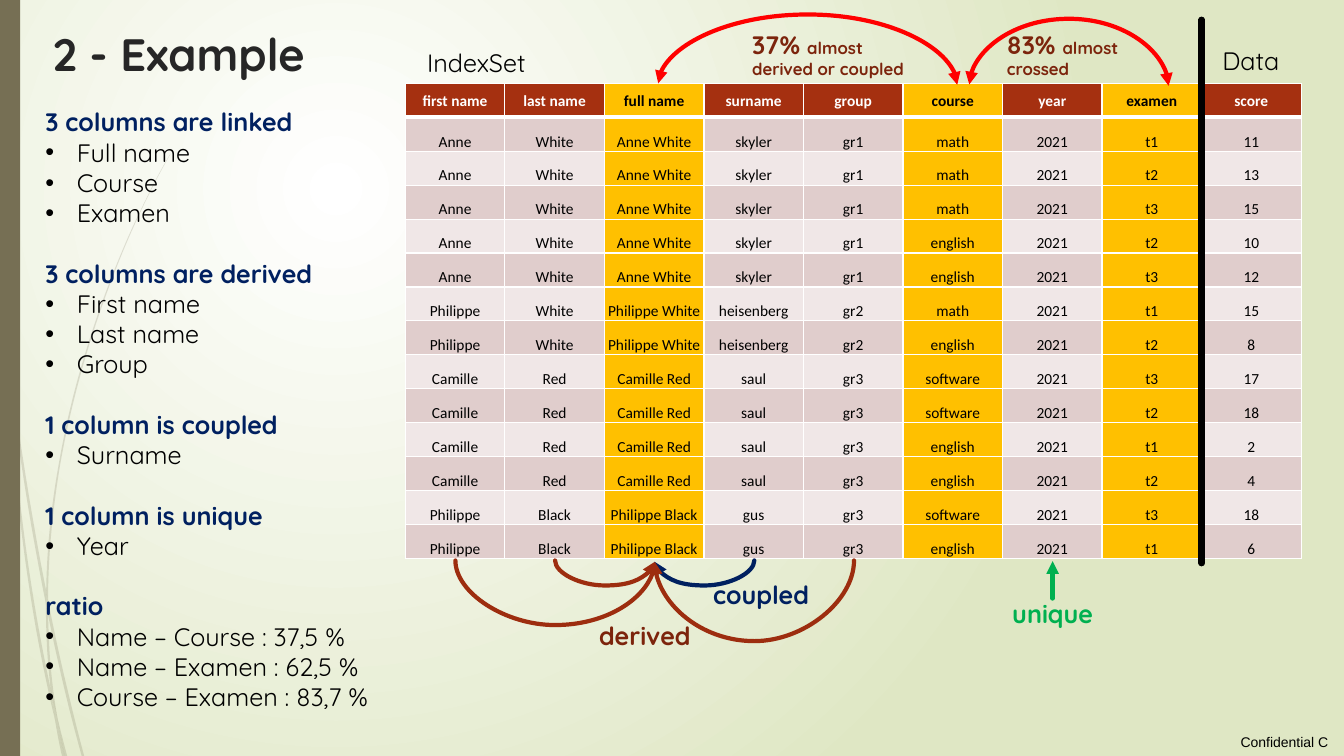
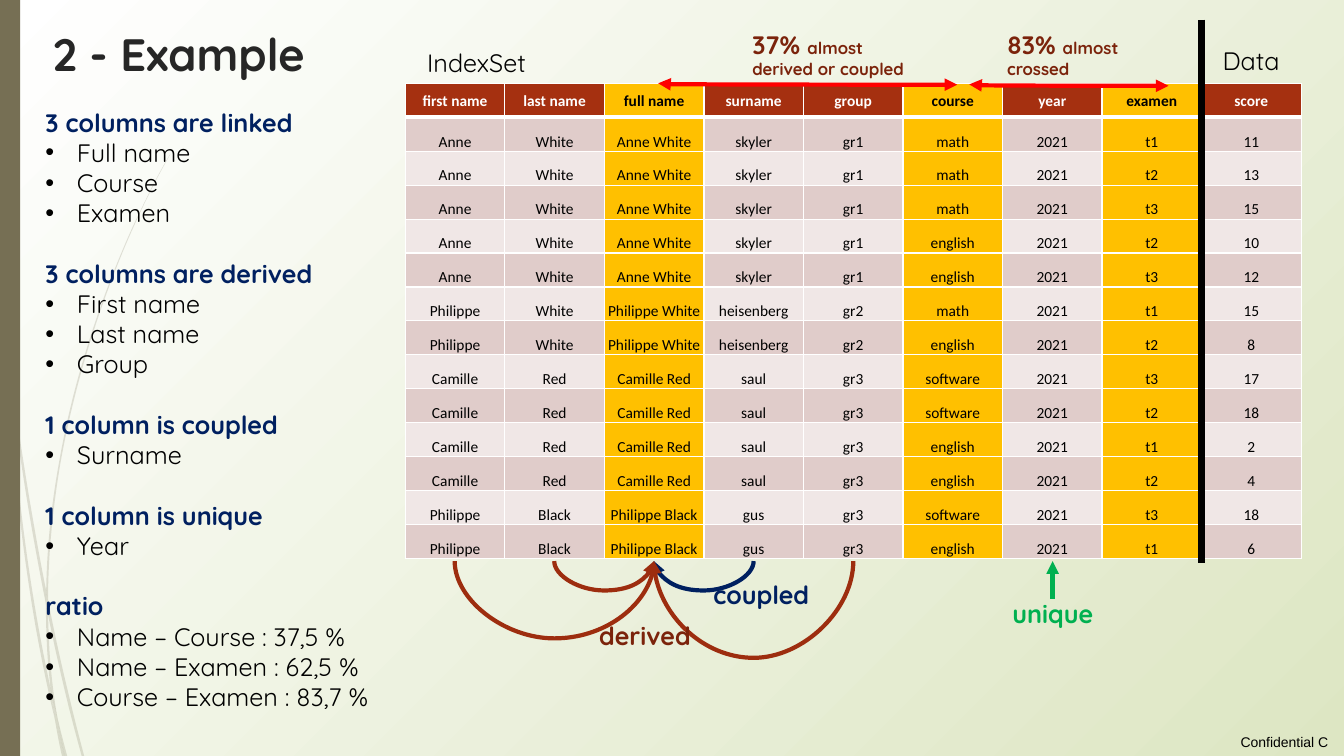
Before and after one commit to loco-philippe/Environmental-Sensing, a slide deck: slide 22 of documentation/ilist_technical.pptx (slide 21 before the commit). Drawn at 1344x756 pixels with LibreOffice and Linux fonts; fonts in the diff are those of the drawing. Boxes give left, top, right and bottom in pixels: in the first picture for what was removed or moved away, otherwise in the second. Text is boxed around its words. In the diff, an @@ line names an element or a change of style, - is before the commit and + after.

```diff
--- a/documentation/ilist_technical.pptx
+++ b/documentation/ilist_technical.pptx
@@ background gradient #FFFFFF to #DFE8C4 to gradient #FFFFFF to #DDE6C3 @@
@@ text colour #7C240C to #7B230B in 3 elements at [599, 619, 691, 646], [752, 36, 904, 79], [1007, 36, 1119, 75] @@
@@ table at [405, 84, 1304, 563] @@
@@ fill #E1CDCC to #E0CCCA in 42 cells @@
@@ fill #F0E8E7 to #F0E7E6 in 36 cells @@
@@ curved double arrow (658, 84) - (958, 85): route changed @@
@@ curved double arrow (970, 85) - (1169, 86): route changed @@
@@ curved arrow (455, 562) - (654, 562): stroke #9E2E0F 3 pt to #9D2D0F 3 pt; route changed @@
@@ curved arrow (555, 562) - (654, 562): stroke #9E2E0F 3 pt to #9D2D0F 3 pt; route changed @@
@@ curved arrow (854, 562) - (654, 562): stroke #9E2E0F 3 pt to #9D2D0F 3 pt @@
```
Also in this commit, not shown: 28 other slides changed, 1 slide added, 5 other files.
